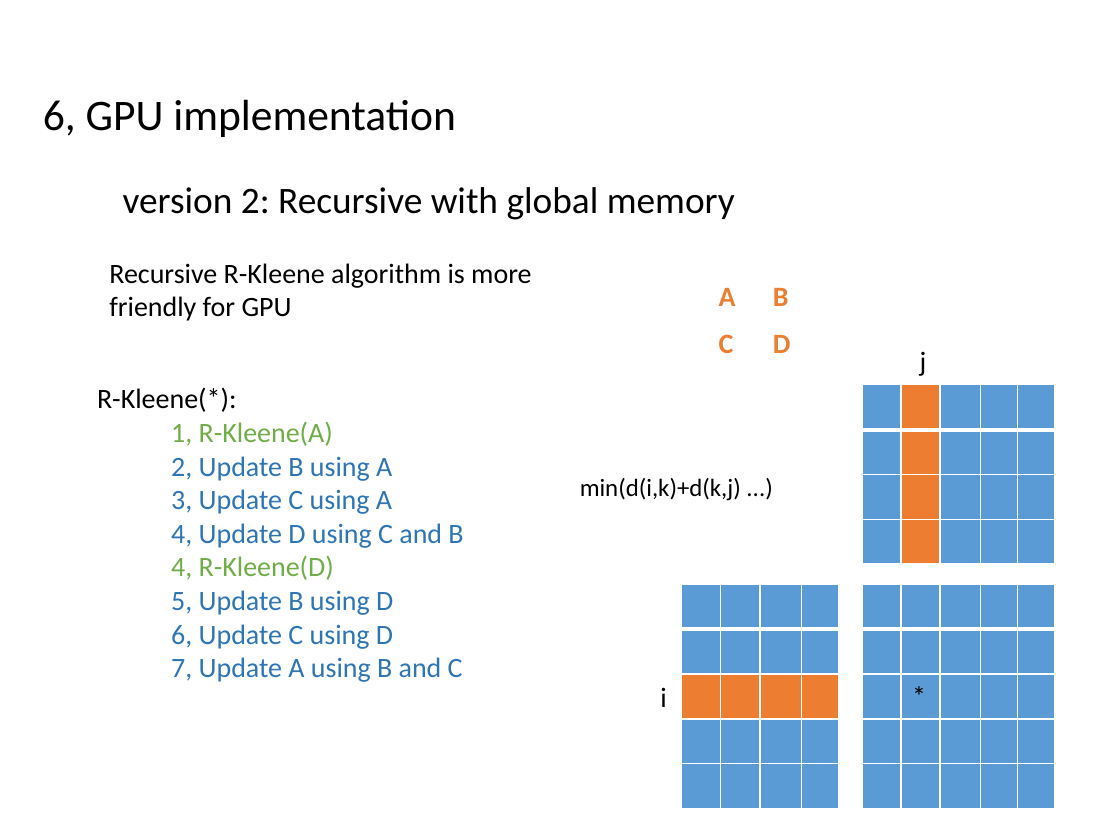
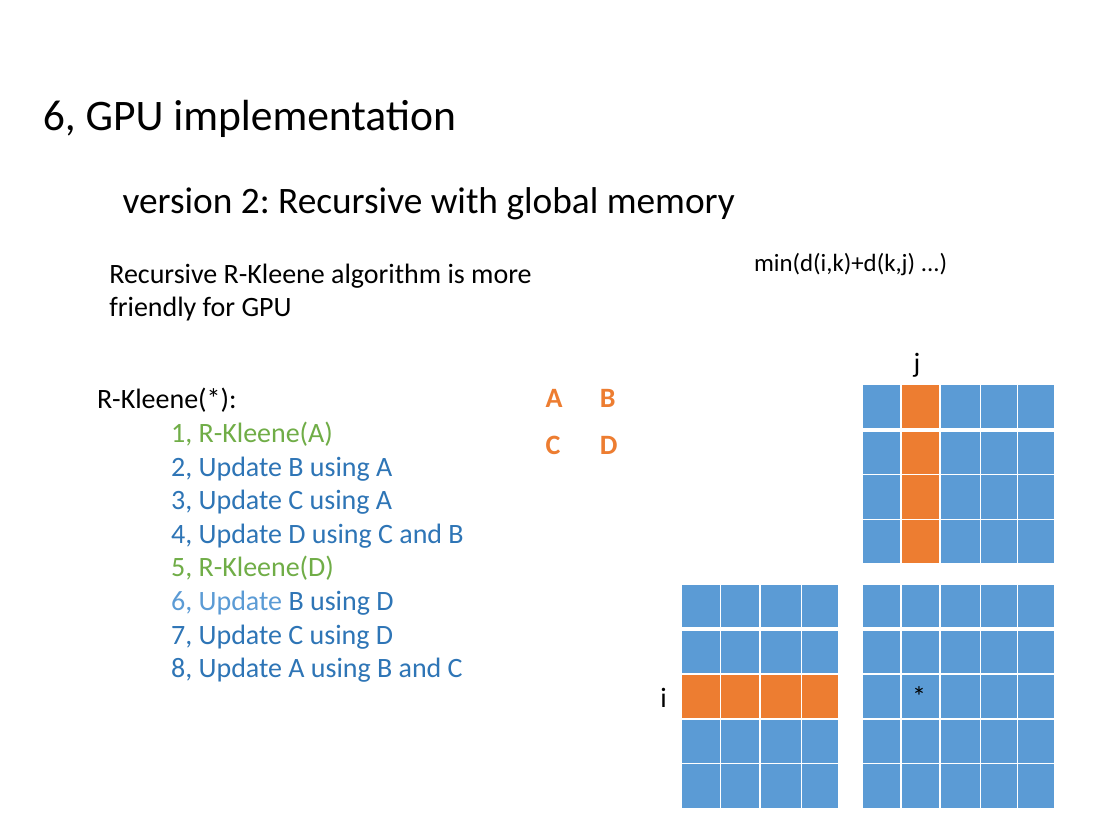
Before and after one commit to deyiaodiao/APSP_CUDA, a slide deck: slide 9 of report/CS677_Final_Project_YidingYang.pptx. Drawn at 1120x840 pixels with LibreOffice and Linux fonts; fonts in the diff are those of the drawing. Boxes give left, top, right and bottom in pixels: in the first picture for what was removed or moved away, otherwise in the second. Text is boxed around its words. In the diff, an @@ line names an element or a change of style, - is before the commit and + after.

```diff
--- a/report/CS677_Final_Project_YidingYang.pptx
+++ b/report/CS677_Final_Project_YidingYang.pptx
@@ text "min(d(i,k)+d(k,j) ...)" moved from (x1=580, y1=478, x2=741, y2=501) to (x1=754, y1=253, x2=915, y2=276) @@
@@ text "j" moved from (x1=920, y1=352, x2=927, y2=376) to (x1=914, y1=353, x2=921, y2=377) @@
@@ table moved from (x1=708, y1=274, x2=815, y2=367) to (x1=534, y1=375, x2=642, y2=468) @@
@@ text at (x1=171, y1=555, x2=463, y2=682): text changed @@
-4, R-Kleene(D)
-5, Update B using D
-6, Update C using D
-7, Update A using B and C
+5, R-Kleene(D)
+6, Update B using D
+7, Update C using D
+8, Update A using B and C
```
Also in this commit, not shown: 1 other slide changed, 5 other files.
